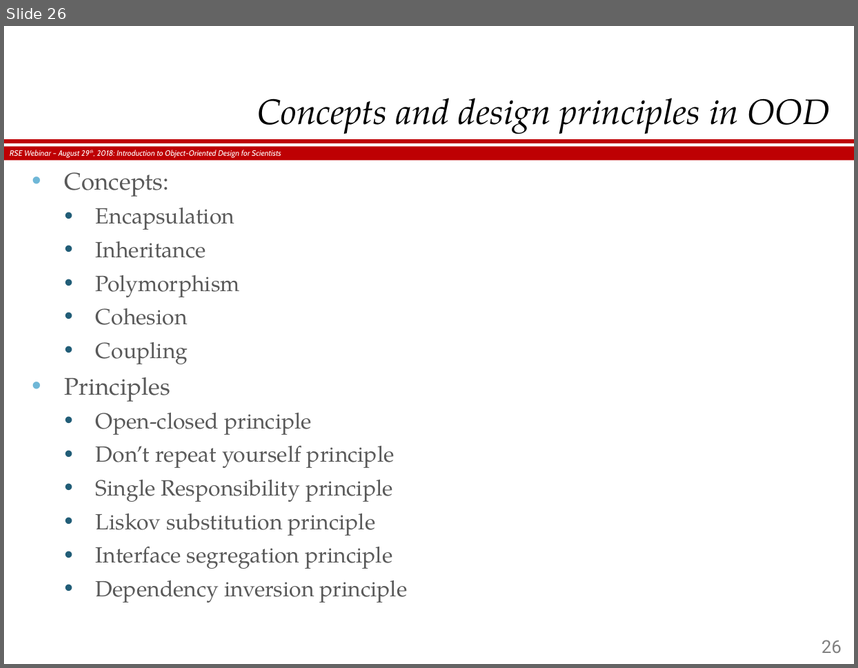
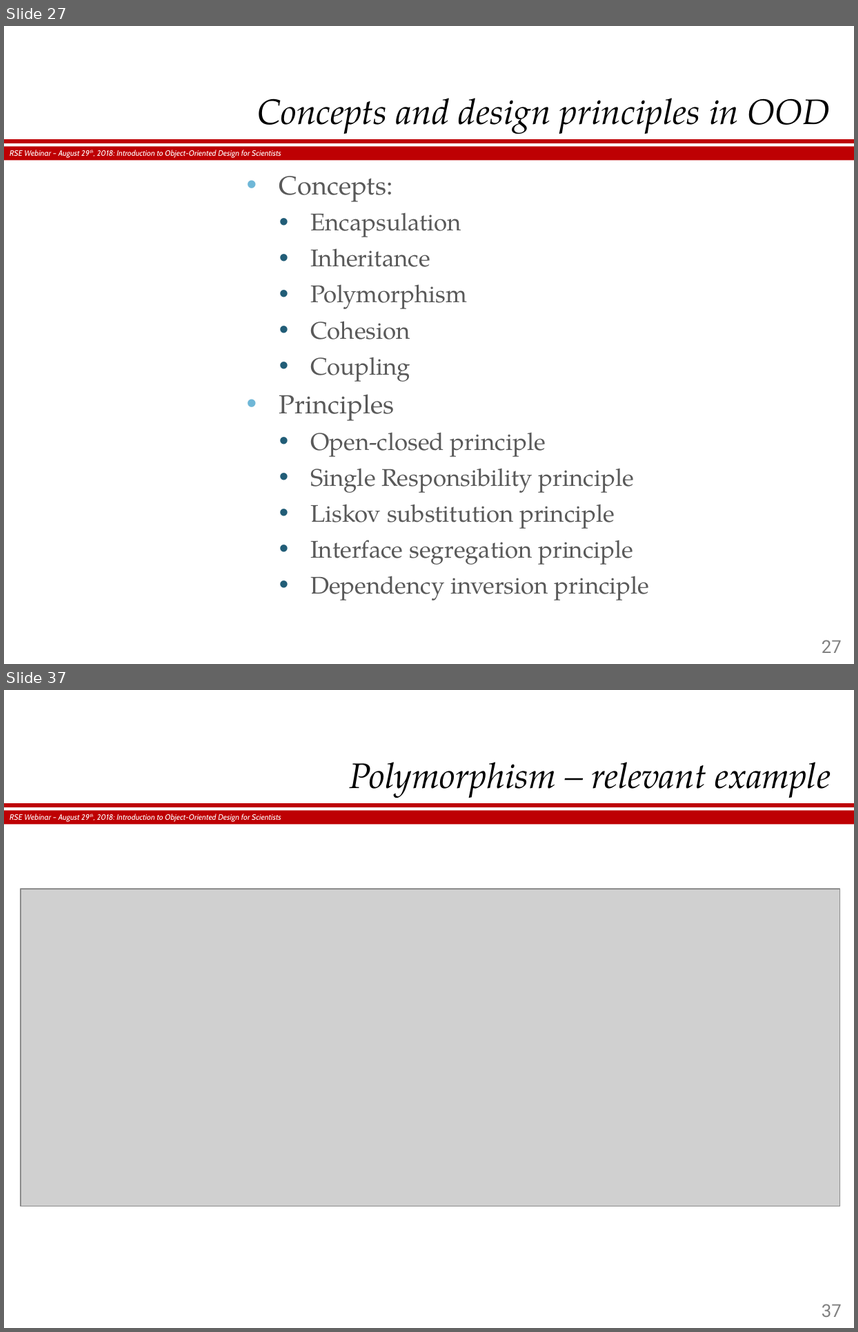
Before and after one commit to hergin/ObjectOrientedMethodology, a slide deck: RSE Webinar - 08.29.2018.pptx. Shown one above the other, each under a label of ours: slide 26 before the commit, slides 27 and 37 after it; the slides between them are not shown. The pictures are 858x668 and 858x1332 pixels, drawn with LibreOffice and Linux fonts; fonts in the diff are those of the drawing; grey boxes stand for pictures; background and template pictures are left out. Boxes give left, top, right and bottom in pixels: in the first picture for what was removed or moved away, otherwise in the second. Text is boxed around its words. In the diff, an @@ line names an element or a change of style, - is before the commit and + after.

```diff
--- a/RSE Webinar - 08.29.2018.pptx
+++ b/RSE Webinar - 08.29.2018.pptx
@@ slide 37 added at [4,690,854,1328], background #FFFFFF; not listed: 3 template elements that a slide beside it also shows @@
@@ title added at [349,762,831,798], 22.5 pt, text #000000, italic @@
+Polymorphism – relevant example
@@ picture added at [21,888,840,1205] @@
@@ page number added at [822,1303,842,1317], 11.2 pt, text #808080 @@
+37
@@ what was slide 26 is now slide 27 @@
@@ slide 27 changed as well @@
@@ text "Concepts:": place and size @@
-text "Concepts:" at [65,172,395,597]
+text "Concepts:" at [279,176,649,600]
@@ text "Concepts:" at [279,176,649,600]: size 15.3 to 16.6 pt in "Concepts:", "Principles"; size 14 to 15.3 pt @@
@@ text at [96,445,395,468]: paragraph removed @@
-  • Don’t repeat yourself principle
@@ page number at [822,639,842,653]: text changed @@
-26
+27
```
Also in this commit, not shown: 7 other slides changed, 29 other slides added, 4 other files.
